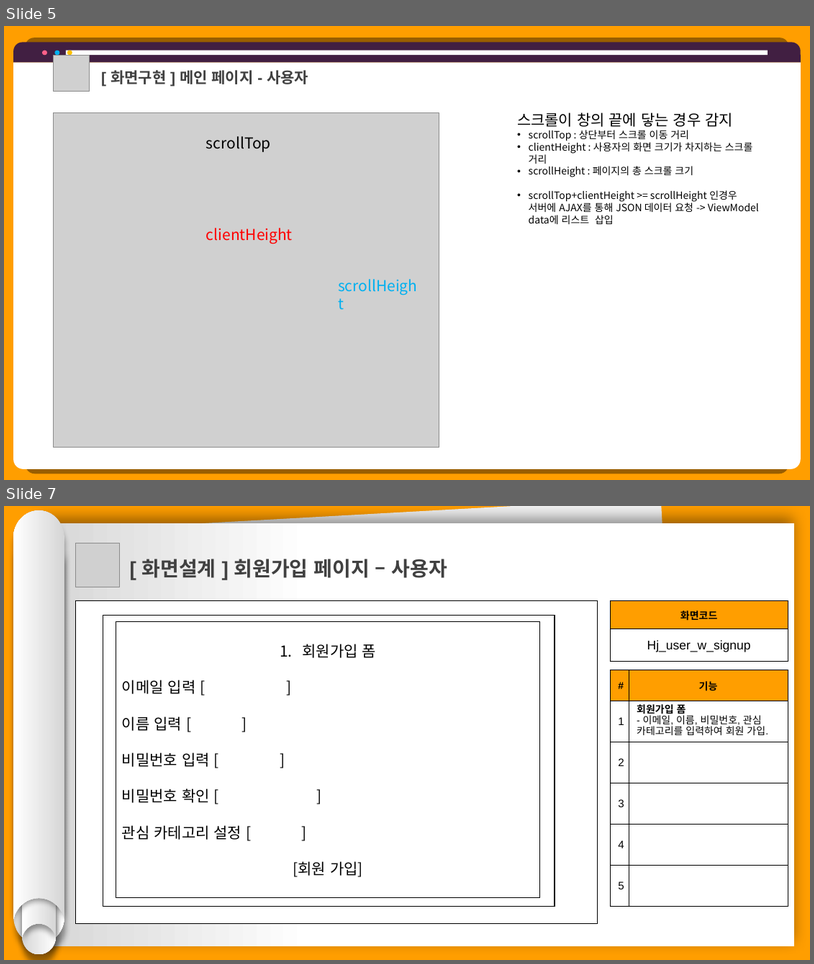
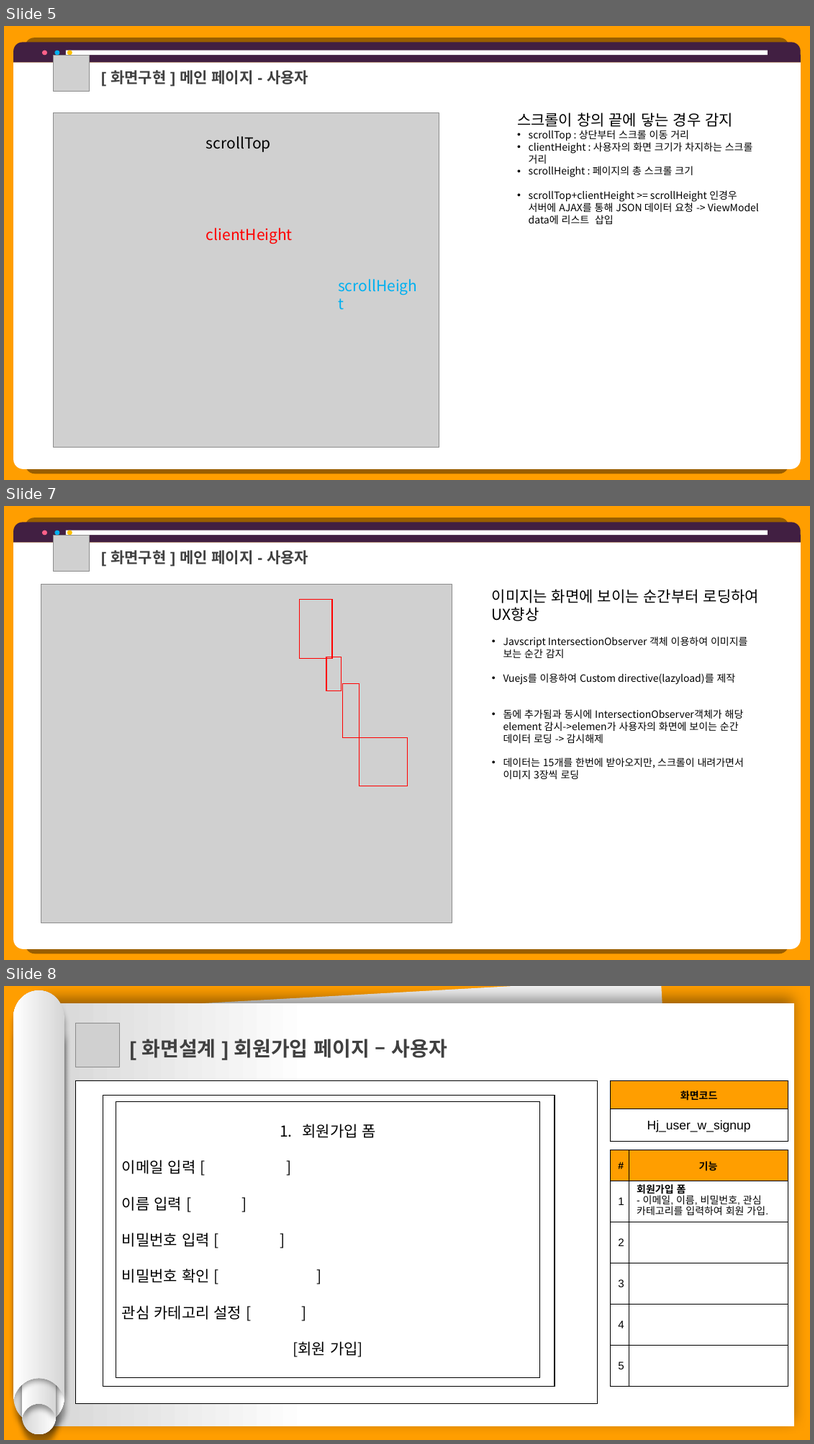
Before and after one commit to hhsw07/ezen-academy-projects, a slide deck: 0 발표용 파워포인트/project06 - 파워포인트 종합 - 형준.pptx. Shown one above the other, each under a label of ours: slides 5 and 7 before the commit, slides 5, 7 and 8 after it; the slides between them are not shown. The pictures are 814x964 and 814x1444 pixels, drawn with LibreOffice and Linux fonts; fonts in the diff are those of the drawing; grey boxes stand for pictures. Boxes give left, top, right and bottom in pixels: in the first picture for what was removed or moved away, otherwise in the second. Text is boxed around its words. In the diff, an @@ line names an element or a change of style, - is before the commit and + after.

```diff
--- a/0 발표용 파워포인트/project06 - 파워포인트 종합 - 형준.pptx
+++ b/0 발표용 파워포인트/project06 - 파워포인트 종합 - 형준.pptx
@@ slide 7 added at (4, 506, 810, 960), background #FF9E00 @@
@@ round same rect added at (13, 523, 801, 542), fill #411F42 @@
@@ round same rect added at (13, 542, 801, 949), fill #FFFFFF @@
@@ ellipse added at (42, 530, 47, 535), fill #FF6189 @@
@@ picture added at (54, 535, 89, 571) @@
@@ ellipse added at (55, 530, 59, 535), fill #00B0F0 @@
@@ rectangle added at (66, 530, 768, 535), fill #FFFFFF @@
@@ ellipse added at (67, 530, 72, 535), fill #FFC000 @@
@@ text added at (111, 550, 309, 564), 18 pt, text #404040, bold @@
+[ 화면구현 ] 메인 페이지 - 사용자
@@ picture added at (41, 584, 453, 923) @@
@@ text added at (492, 589, 759, 779), 12 pt, text #000000 @@
+이미지는 화면에 보이는 순간부터 로딩하여 UX향상
+• Javscript IntersectionObserver 객체 이용하여 이미지를 보는 순간 감지
+• Vuejs를 이용하여 Custom directive(lazyload)를 제작
+• 돔에 추가됨과 동시에 IntersectionObserver객체가 해당 element 감시->elemen가 사용자의 화면에 보이는 순간 데이터 로딩 -> 감시해제
+• 데이터는 15개를 한번에 받아오지만, 스크롤이 내려가면서 이미지 3장씩 로딩
@@ rectangle added at (299, 600, 332, 659), outline #FF0000 1 pt @@
@@ rectangle added at (327, 656, 342, 690), outline #FF0000 1 pt @@
@@ rectangle added at (343, 683, 359, 737), outline #FF0000 1 pt @@
@@ rectangle added at (359, 738, 407, 786), outline #FF0000 1 pt @@
@@ what was slide 7 is now slide 8 @@
```
Also in this commit, not shown: 1 slide changed.
